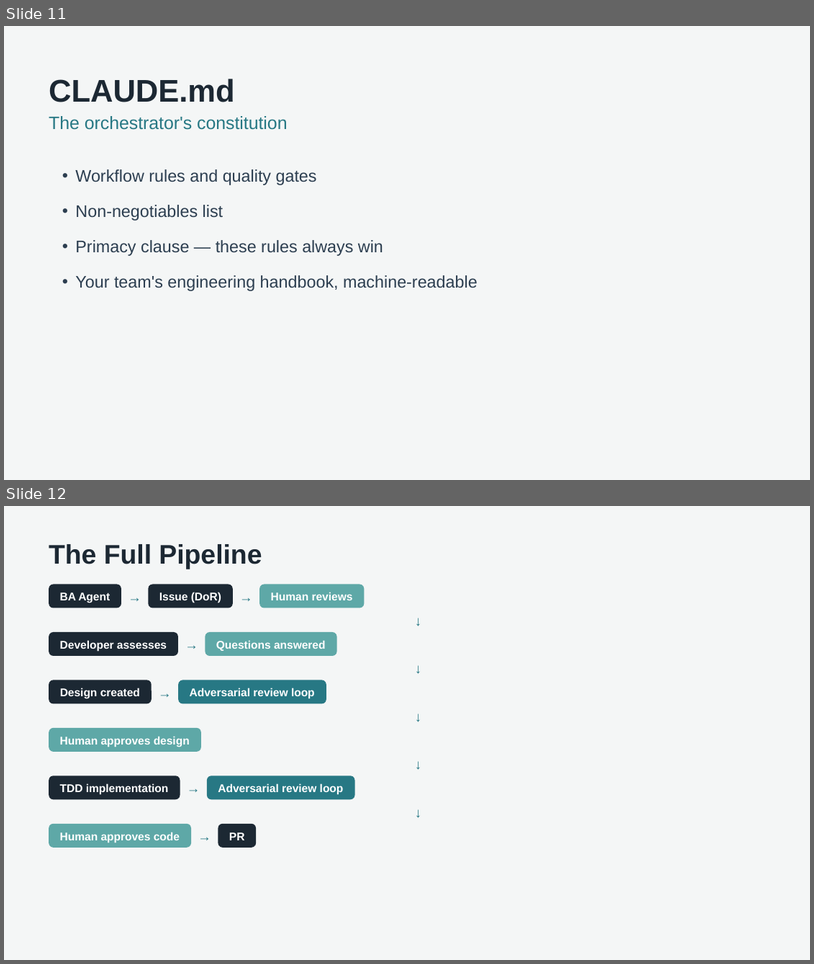
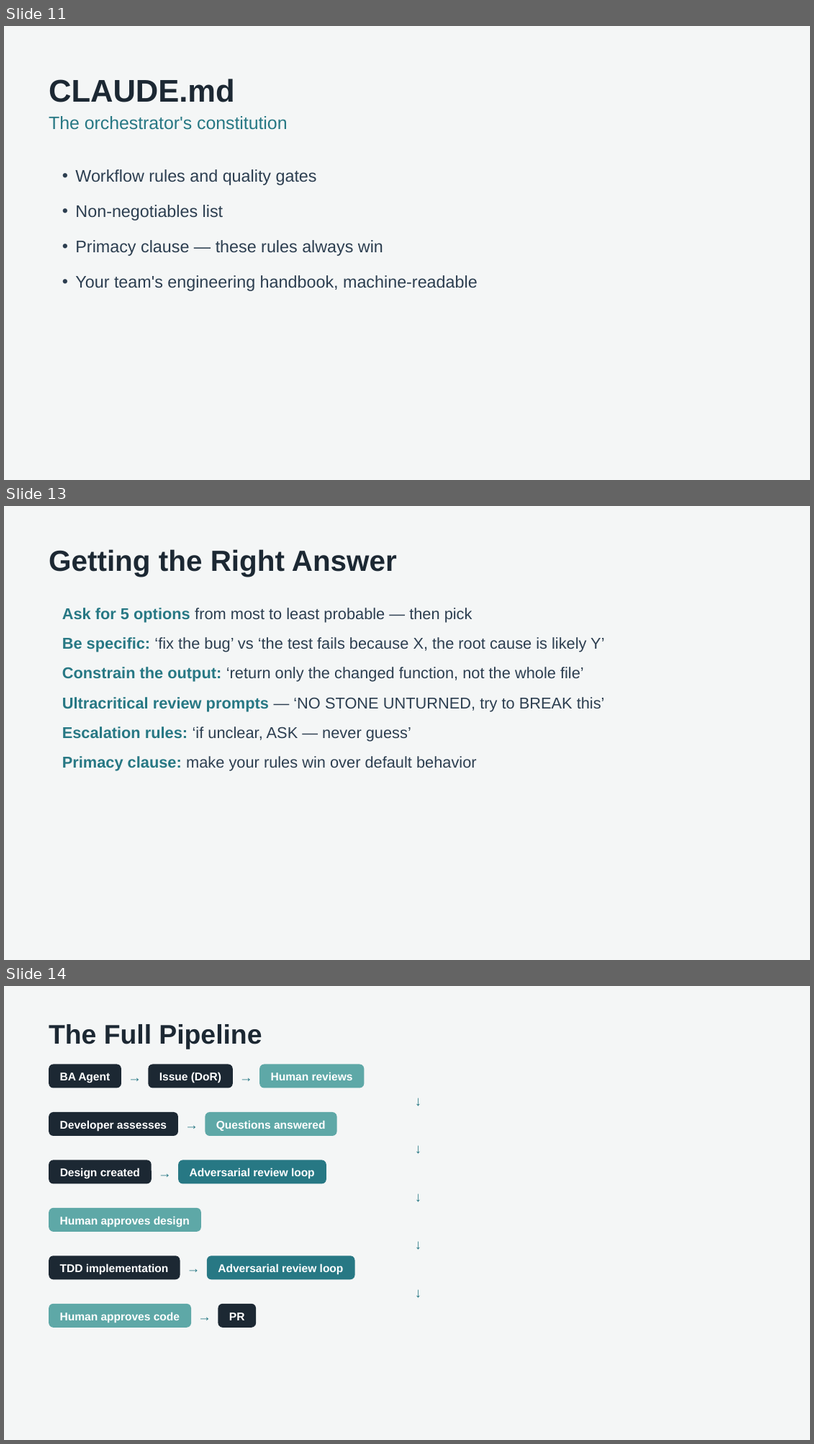
Before and after one commit to SalesforceRocks/python-demo, a slide deck: presentation.pptx. Shown one above the other, each under a label of ours: slides 11 and 12 before the commit, slides 11, 13 and 14 after it; the slides between them are not shown. The pictures are 814x964 and 814x1444 pixels, drawn with LibreOffice and Linux fonts; fonts in the diff are those of the drawing. Boxes give left, top, right and bottom in pixels: in the first picture for what was removed or moved away, otherwise in the second. Text is boxed around its words. In the diff, an @@ line names an element or a change of style, - is before the commit and + after.

```diff
--- a/presentation.pptx
+++ b/presentation.pptx
@@ slide 13 added at <box>4,506,810,960</box>, background #F4F6F6 @@
@@ text added at <box>49,549,397,577</box>, 26 pt, text #1C2833, bold @@
+Getting the Right Answer
@@ text added at <box>62,608,605,771</box>, 14 pt, text #2C3E50 @@
+• Ask for 5 options from most to least probable — then pick
+• Be specific: ‘fix the bug’ vs ‘the test fails because X, the root cause is likely Y’
+• Constrain the output: ‘return only the changed function, not the whole file’
+• Ultracritical review prompts — ‘NO STONE UNTURNED, try to BREAK this’
+• Escalation rules: ‘if unclear, ASK — never guess’
+• Primacy clause: make your rules win over default behavior
@@ what was slide 12 is now slide 14 @@
```
Also in this commit, not shown: 3 other slides added.
